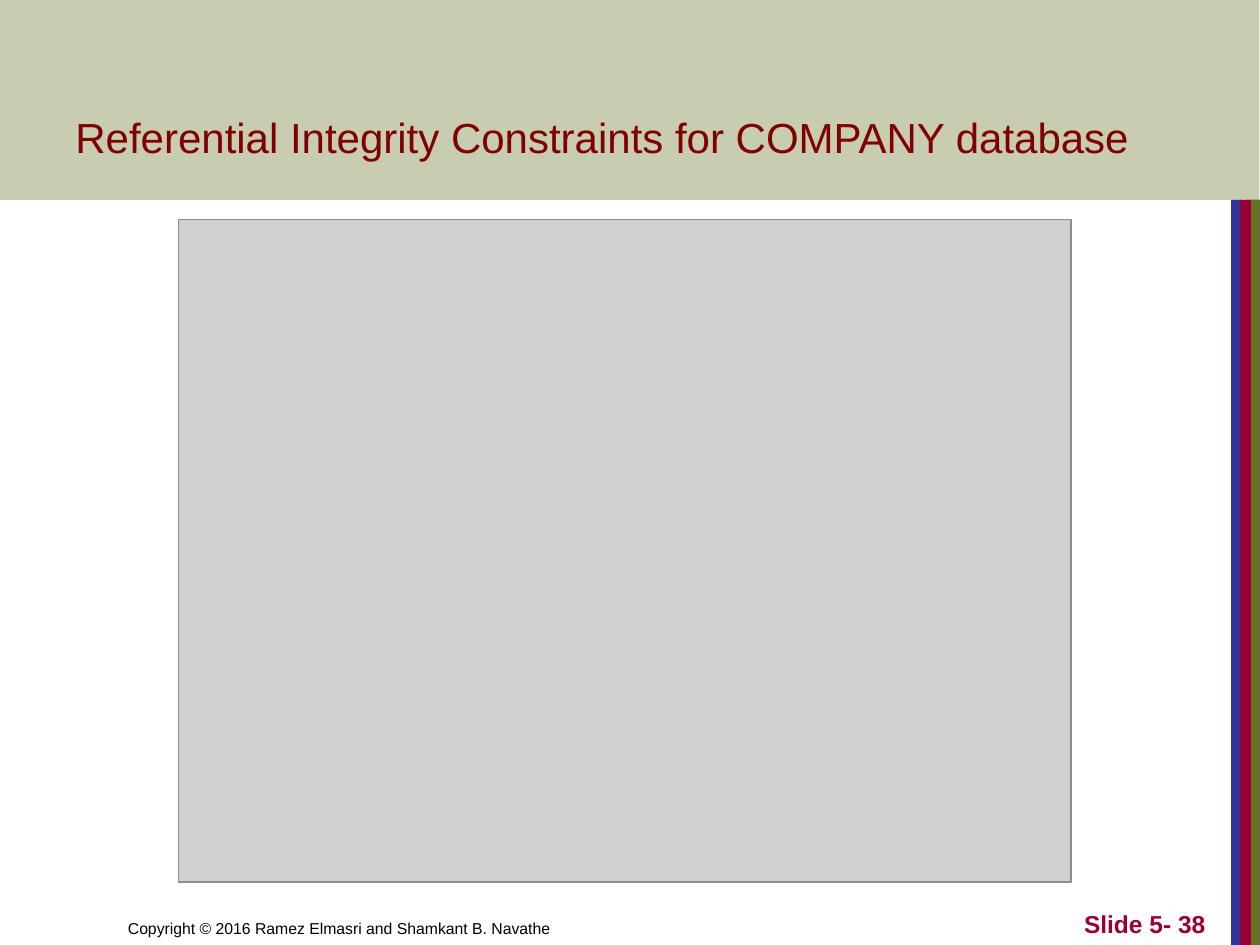
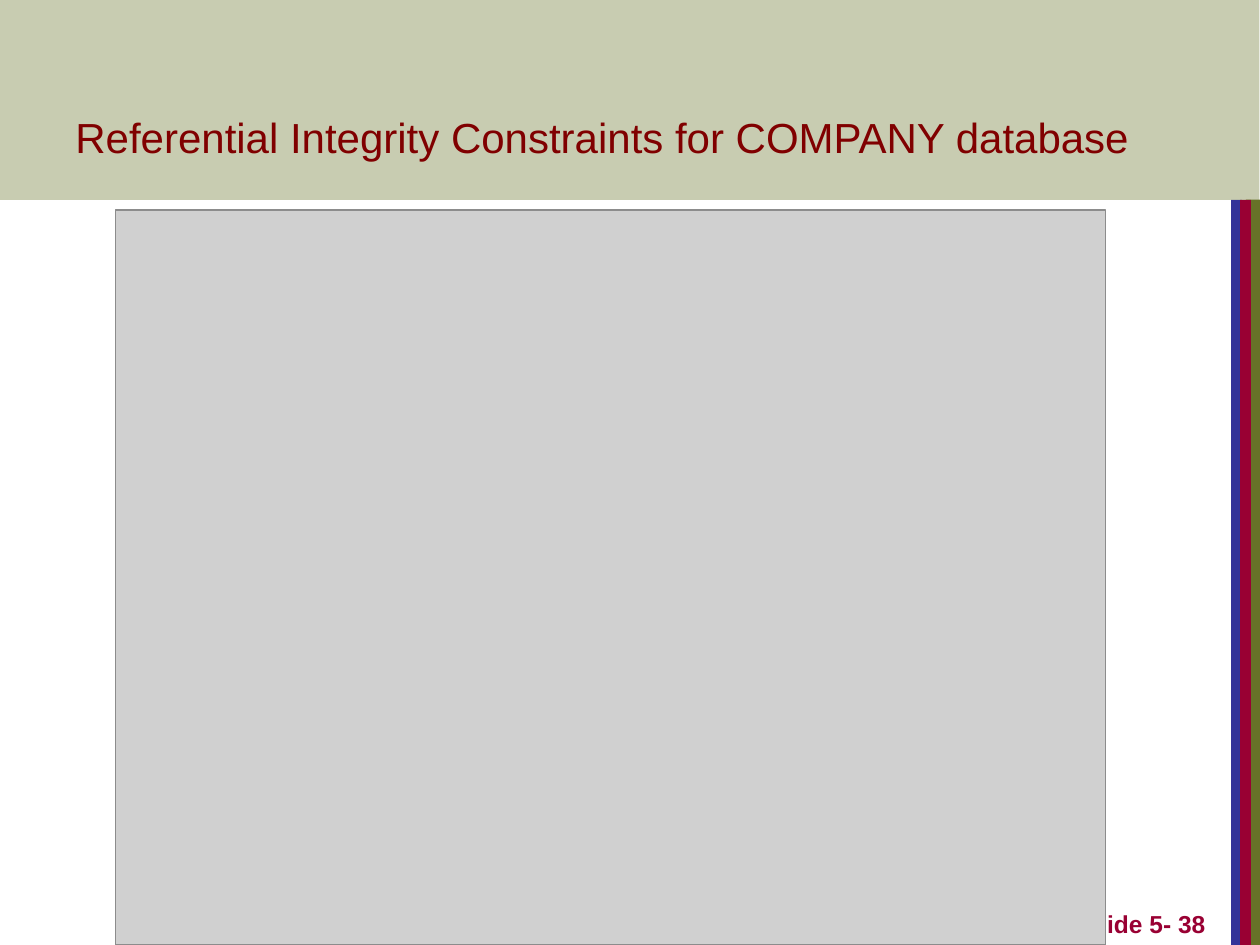
Before and after one commit to Tuba282/SMIU, a slide deck: slide 38 of 2-Semester/DataBase/Chapter05.ppt. Drawn at 1260x945 pixels with LibreOffice and Linux fonts; fonts in the diff are those of the drawing; grey boxes stand for pictures. Boxes give left, top, right and bottom in pixels: in the first picture for what was removed or moved away, otherwise in the second. Text is boxed around its words. In the diff, an @@ line names an element or a change of style, - is before the commit and + after.

```diff
--- a/2-Semester/DataBase/Chapter05.ppt
+++ b/2-Semester/DataBase/Chapter05.ppt
@@ picture: place and size @@
-picture at box(179, 219, 1071, 882)
+picture at box(116, 210, 1106, 945)
@@ text removed at box(128, 922, 550, 938) @@
-Copyright © 2016 Ramez Elmasri and Shamkant B. Navathe
```
Also in this commit, not shown: 54 other files.
